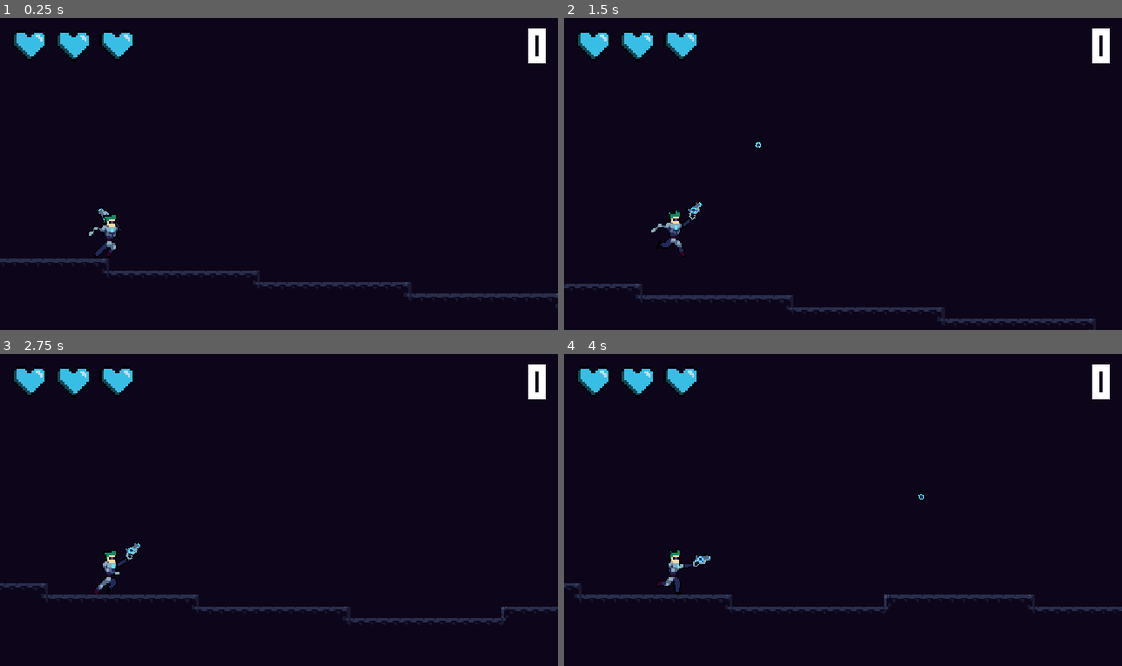
Above: before the commit, frames 1-4 (two rows, left to right).
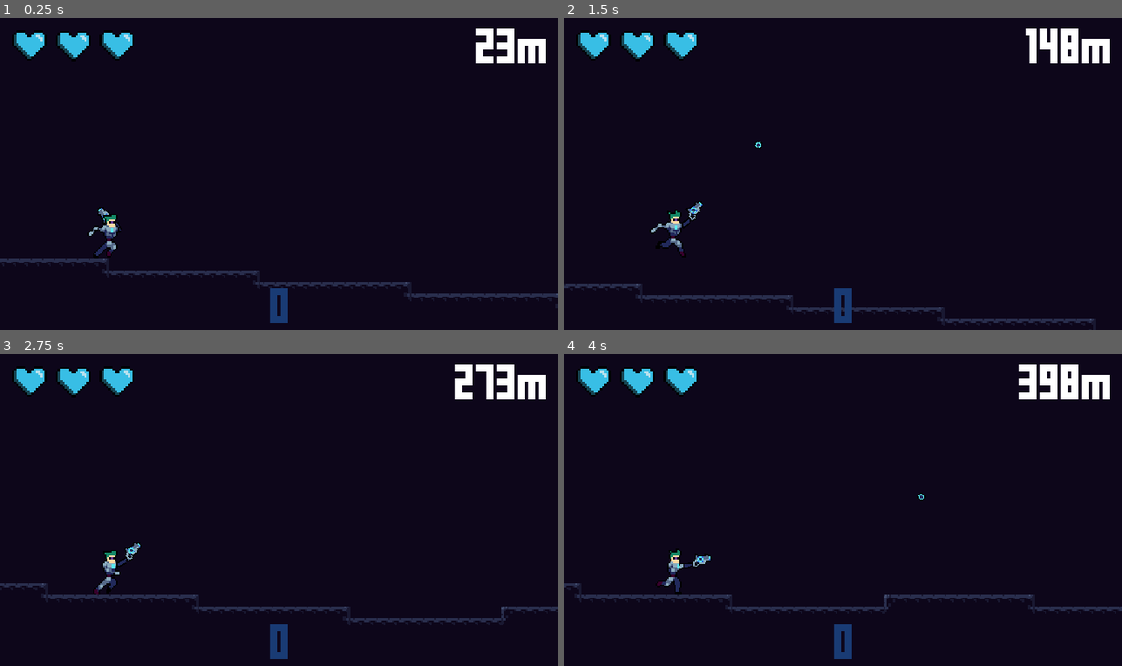
Above: after the commit, the same moments.

Repository: CreativelyBad/BlueberryBandit
Game: Godot game, scene res://Levels/RandomLevel.tscn
Two runs of this game, one before a commit and one after it. Both use one fixed random seed, a clock stepped at 60 frames per second and the inputs below.
Inputs (mouse positions are in pixels of both pictures, inside the frame that each line leads up to):
- Up to frame 1 (0.25 s): no input
- Up to frame 2 (1.5 s): move the mouse to (965, 158) at 0.52 s; hold D (right) from 0.53 s (still down); click (965, 158) at 0.6 s; tap Space (jump) at 0.77 s; move the mouse to (731, 189) at 1.27 s; click (731, 189) at 1.35 s
- Up to frame 3 (2.75 s): tap Space (jump) at 1.52 s; move the mouse to (334, 441) at 2.02 s; release D (right) at 2.03 s; hold A (left) from 2.03 s (still down); click (334, 441) at 2.1 s
- Up to frame 4 (4 s): move the mouse to (815, 572) at 2.77 s; release A (left) at 2.78 s; hold D (right) from 2.78 s (still down); click (815, 572) at 2.85 s; tap Space (jump) at 3.02, 3.77 s; move the mouse to (1010, 556) at 3.52 s; click (1010, 556) at 3.6 s

The runs differ from the first frame. In frame 1, 1.1% of the frame differs, in the area x 48-98%, y 3-98%; in frame 2, 1.3%; in frame 3, 1.3%; in frame 4, 1.5%.

Commit message:
distance counter added

Diff:
--- a/Scripts/Bullet.gd
+++ b/Scripts/Bullet.gd
@@ -5,6 +5,7 @@
 
 var velocity = Vector2()
 var spawn_time
+onready var world_map : TileMap = get_parent().get_node("/root/Game/World")
 
 func destroy():
 	queue_free()
@@ -15,6 +16,8 @@
 	var collide = move_and_collide(velocity.normalized() * SPEED * delta)
 	if collide:
 		destroy()
+		if collide.collider == world_map:
+			return
 		collide.collider.emit_signal("hit")
 
 func _ready() -> void:
--- a/Scripts/Player.gd
+++ b/Scripts/Player.gd
@@ -71,6 +71,7 @@
 	check_grounded()
 	get_input()
 	aim()
+	distance_counter()
 
 	velocity.x = SPEED
 	velocity.y += GRAVITY
@@ -88,7 +89,7 @@
 
 func _on_Player_shot() -> void:
 	health -= 1
-	hearts[health].visible = false
+	hearts[health].texture = load("res://UI/Empty_Heart.png")
 	if health == 0:
 		get_tree().paused = true
 
@@ -102,3 +103,6 @@
 func _on_AutoJumpCheck_body_entered(_body: Node) -> void:
 	#jump()
 	pass
+
+func distance_counter():
+	$Camera2D/HUD/Control/DistanceCounter.text = str(int(global_position.x - start_pos.x)) + "m"
--- a/UI/HUD.tscn
+++ b/UI/HUD.tscn
@@ -9,7 +9,7 @@
 anchor_right = 1.0
 anchor_bottom = 1.0
 
-[node name="BlueberryCounter" type="Label" parent="Control"]
+[node name="DistanceCounter" type="Label" parent="Control"]
 anchor_left = 1.0
 anchor_right = 1.0
 margin_left = -18.0
@@ -18,9 +18,24 @@
 margin_bottom = 36.0
 grow_horizontal = 0
 custom_fonts/font = ExtResource( 1 )
+text = "0m"
+align = 2
+valign = 1
+
+[node name="BlueberryCounter" type="Label" parent="Control"]
+anchor_left = 0.5
+anchor_top = 1.0
+anchor_right = 0.5
+anchor_bottom = 1.0
+margin_left = -6.5
+margin_top = -31.0
+margin_right = 6.5
+grow_horizontal = 2
+custom_colors/font_color = Color( 0.101961, 0.235294, 0.458824, 1 )
+custom_fonts/font = ExtResource( 1 )
 text = "0"
 align = 2
-valign = 1
+valign = 2
 
 [node name="Hearts" type="HBoxContainer" parent="Control"]
 margin_left = 7.0
Not shown, changed: Levels/Game.tscn
Binary file added: UI/Empty_Heart.png
Not shown, added: UI/Empty_Heart.png.import
